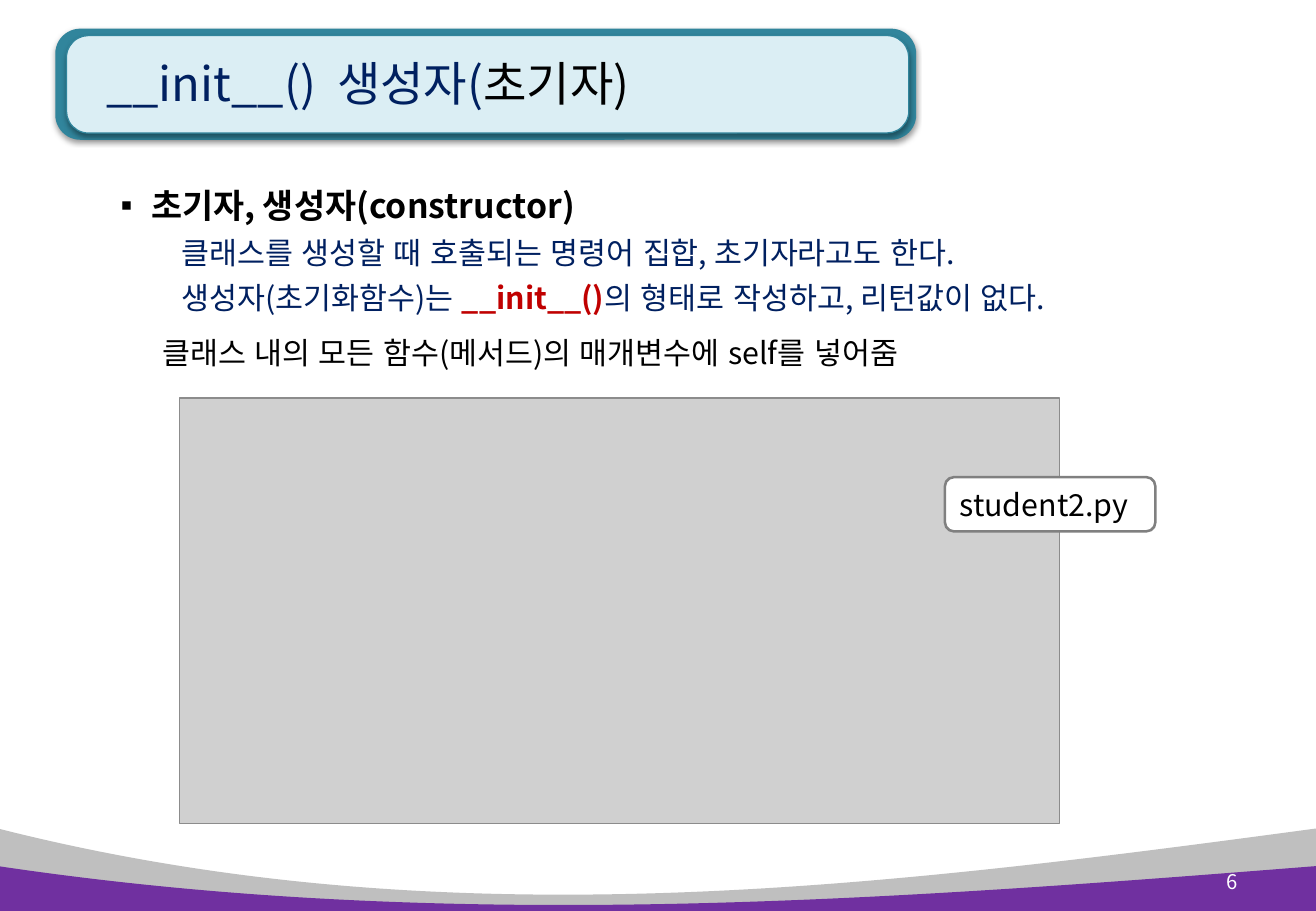
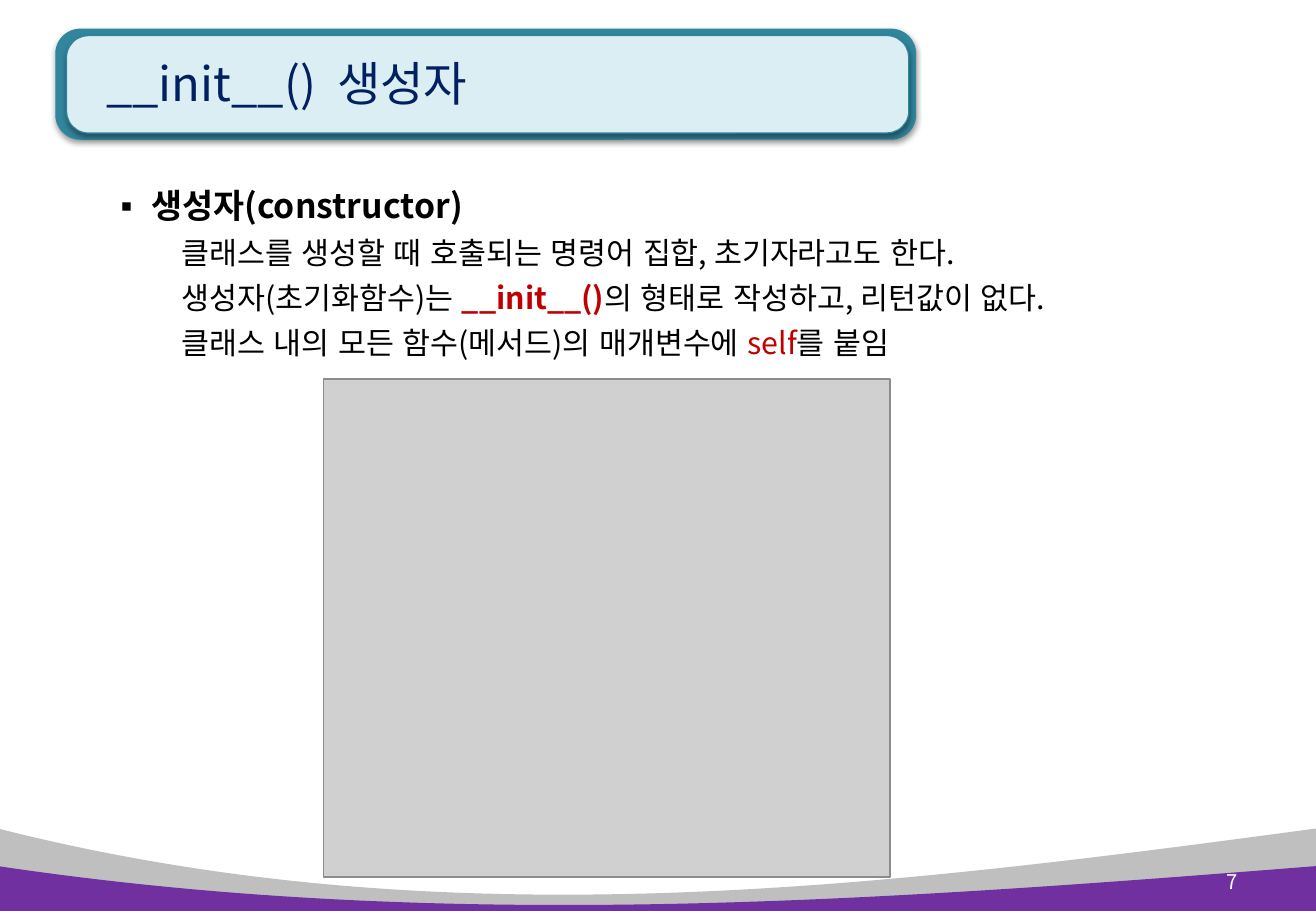
Before and after one commit to AhNyx/js_works, a slide deck: slide 7 of pyworks/python_ppt/Python 7장. 클래스와 상속 .pptx (slide 6 before the commit). Drawn at 1316x911 pixels with LibreOffice and Linux fonts; fonts in the diff are those of the drawing; grey boxes stand for pictures. Boxes give left, top, right and bottom in pixels: in the first picture for what was removed or moved away, otherwise in the second. Text is boxed around its words. In the diff, an @@ line names an element or a change of style, - is before the commit and + after.

```diff
--- a/pyworks/python_ppt/Python 7장. 클래스와 상속 .pptx
+++ b/pyworks/python_ppt/Python 7장. 클래스와 상속 .pptx
@@ title at (x1=106, y1=62, x2=467, y2=110): text changed @@
-__init__() 생성자(초기자)
+__init__() 생성자
@@ text at (x1=151, y1=189, x2=463, y2=225): text changed @@
-▪ 초기자, 생성자(constructor)
+▪ 생성자(constructor)
@@ text at (x1=181, y1=238, x2=1045, y2=315): text colour #002060 to #000000 in "클래스를 생성할 때 호출되는 명령어 집합, 초기자라고도 ...", "생성자(초기화함수)는 __init__()의 형태로 작성하고, 리턴값이 없다." @@
@@ text at (x1=181, y1=328, x2=889, y2=360): text changed @@
-클래스 내의 모든 함수(메서드)의 매개변수에 self를 넣어줌
+  클래스 내의 모든 함수(메서드)의 매개변수에 self를 붙임
@@ picture resized from (x1=180, y1=399, x2=1060, y2=824) to (x1=323, y1=379, x2=891, y2=877) @@
@@ rounded rectangle removed at (x1=945, y1=478, x2=1156, y2=532) @@
-student2.py
@@ page number at (x1=1227, y1=868, x2=1238, y2=889): text changed @@
-6
+7
```
Also in this commit, not shown: 16 other slides changed, 4 slides added, 31 other files.
